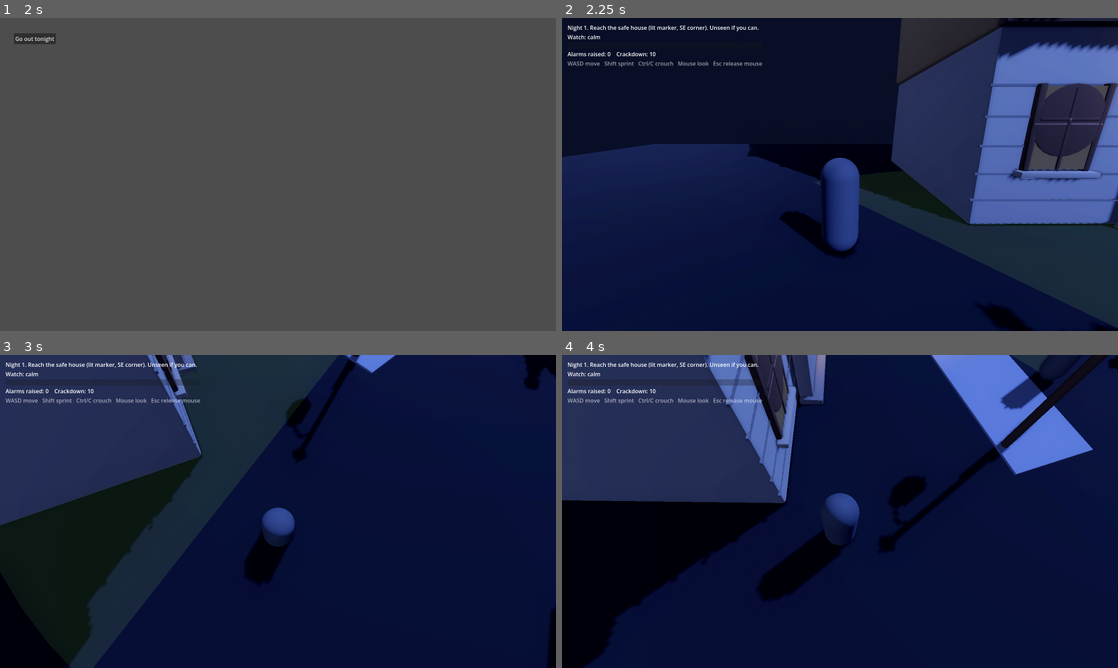
Above: before the commit, frames 1-4 (two rows, left to right).
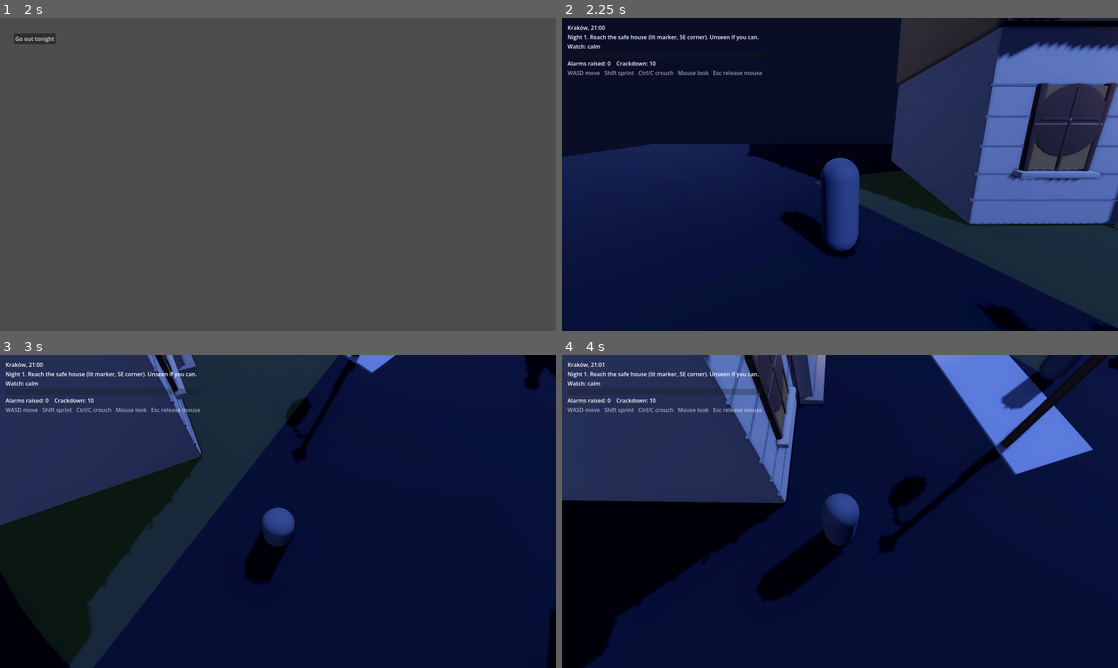
Above: after the commit, the same moments.

Repository: r-melvin/krakow-1795
Game: Godot game, scene res://scenes/main/main.tscn
Two runs of this game, one before a commit and one after it. Both use one fixed random seed, a clock stepped at 60 frames per second and the inputs below.
Inputs (mouse positions are in pixels of both pictures, inside the frame that each line leads up to):
- Up to frame 1 (2 s): click "Szlachcic" at 0.5 s; click "Begin" at 1.25 s
- Up to frame 2 (2.25 s): click "Go out tonight" at 2 s
- Up to frame 3 (3 s): tap Enter at 2.75 s; move the mouse to (305, 511) at 2.77 s; hold W (move_forward) from 2.78 s (still down); hold Ctrl (crouch) from 2.78 s (still down)
- Up to frame 4 (4 s): keep holding W (move_forward); move the mouse to (812, 511) at 3.52 s; release Ctrl (crouch) at 3.53 s; tap E (interact) at 3.6 s

Frame 1 is identical in both runs. In frame 2, 1.3% of the frame differs, in the area x 1-36%, y 2-19%; in frame 3, 1.3%; in frame 4, 1.5%.

Commit message:
Living city: world clock, runtime navmesh, NPC schedules and storylines
GameState keeps a night clock (21:00, scalable). The district bakes a
navmesh at runtime from static colliders; NPCs walk with NavigationAgent3D
and avoidance (walker.gd), fall back to straight steering without a mesh.
data/npcs.json now holds posts and per-person schedules: stall holders
pack up, the water carrier loops the well, urchins run the passage, the
bishop's party enters St Mary's at 21:30 and leaves at 22:15, the falconer
walks a circuit with the Vizsla at heel, the beggar flees the watch.
storyline.gd runs data/storylines.json: the smuggler's delivery (breaks
off if the player closes in), the procession lines, and the informer who
shadows the player and tips off the St Mary's guard. HUD shows the clock.

Co-Authored-By: Claude Fable 5.1 <noreply@anthropic.com>

Diff:
--- a/data/npcs.json
+++ b/data/npcs.json
@@ -12,7 +12,7 @@
     "door_west": {"pos": [-26.9, 0, -10.0], "facing": 1.57},
     "door_east": {"pos": [27.2, 0, 8.0], "facing": -1.57},
     "well_west": {"pos": [-12.8, 0, 6.2], "facing": 1.2},
-    "well_west_b": {"pos": [-11.2, 0, 6.4], "facing": -1.4},
+    "well_west_b": {"pos": [-10.9, 0, 6.5], "facing": -1.4},
     "well_east": {"pos": [15.2, 0, -6.6], "facing": 0.3},
     "adalbert_steps": {"pos": [22.3, 0, 23.4], "facing": 3.14},
     "lantern_ne": {"pos": [21.4, 0, -21.4], "facing": 0.8},
@@ -47,7 +47,7 @@
     {"id": "stallholder_west", "model": ["cast_stallholder", "npc_m_00", "figure_merchant"], "pos": [-12.2, 0, -12.4],  …(430 unchanged characters)…
     {"id": "stallholder_east", "model": ["cast_stallholder_f", "npc_f_00", "figure_merchant_f"], "pos": [12.0, 0, 11.4] …(375 unchanged characters)…
     {"id": "well_gossip_a", "model": ["npc_f_01", "figure_townswoman"], "pos": [-12.8, 0, 6.2], "facing": 1.2, "behavio …(337 unchanged characters)…
-    {"id": "well_gossip_b", "model": ["npc_f_02", "figure_kazimierz_f", "figure_townswoman"], "pos": [-11.2, 0, 6.4], "facing": -1.4, "behaviour": "stand", …(314 unchanged characters)…
+    {"id": "well_gossip_b", "model": ["npc_f_02", "figure_kazimierz_f", "figure_townswoman"], "pos": [-10.9, 0, 6.5], "facing": -1.4, "behaviour": "stand", …(314 unchanged characters)…
     {"id": "water_carrier", "model": ["npc_m_01", "figure_townsman"], "pos": [15.2, 0, -6.6], "facing": 0.3, "behaviour …(387 unchanged characters)…
     {"id": "beggar", "model": ["cast_beggar", "npc_m_03", "figure_townsman"], "pos": [22.3, 0, 23.4], "facing": 3.14, " …(249 unchanged characters)…
     {"id": "urchin_a", "model": ["cast_urchin", "npc_m_07", "figure_artist"], "pos": [1.2, 0, 6.2], "facing": 3.0, "beh …(482 unchanged characters)…
--- /dev/null
+++ b/data/storylines.json
@@ -0,0 +1,67 @@
+{
+  "storylines": [
+    {
+      "id": "delivery",
+      "title": "The delivery",
+      "note": "The smuggler leaves the safe-house door to meet a Vistula boatman at the cart in the docks-side alley. Get within 3.5 m while they talk and they break off.",
+      "trigger": {"at": "21:40"},
+      "spooked": {"radius": 3.5, "actors": ["smuggler", "boatman"], "goto": "spooked", "until": "done"},
+      "steps": [
+        {"do": "say", "actor": "smuggler", "text": "Keep the cellar shut. I'll not be long.", "secs": 3, "wait": false},
+        {"do": "goto", "actor": "smuggler", "pos": [23.6, 0, 13.4], "wait": false},
+        {"do": "goto", "actor": "boatman", "pos": [25.0, 0, 14.4]},
+        {"do": "wait", "arrive": ["smuggler", "boatman"]},
+        {"do": "face", "actor": "smuggler", "target": "boatman"},
+        {"do": "face", "actor": "boatman", "target": "smuggler"},
+        {"do": "say", "actor": "boatman", "text": "Salt from Wieliczka, the manifest says. Under the salt, forty muskets.", "secs": 4},
+        {"do": "say", "actor": "smuggler", "text": "And the customs man at the Vistula gate?", "secs": 3},
+        {"do": "say", "actor": "boatman", "text": "Paid till Candlemas. The barge leaves at the fourth bell.", "secs": 4},
+        {"do": "play", "actor": "smuggler", "clip": "sentry", "secs": 1},
+        {"do": "say", "actor": "smuggler", "text": "Then the cellar takes them tonight. Go, before the watch comes round.", "secs": 4},
+        {"do": "goto", "actor": "boatman", "post": "boatman_wait", "wait": false, "label": "done"},
+        {"do": "goto", "actor": "smuggler", "post": "safe_house_door"},
+        {"do": "face", "actor": "smuggler", "pos": [26, 0, 25], "next": "end"},
+
+        {"do": "say", "actor": "smuggler", "text": "Not here. Walk on, friend.", "secs": 3, "label": "spooked"},
+        {"do": "say", "actor": "boatman", "text": "Another night, then.", "secs": 2, "wait": false},
+        {"do": "goto", "actor": "boatman", "post": "boatman_wait", "run": true, "wait": false},
+        {"do": "goto", "actor": "smuggler", "post": "safe_house_door"}
+      ]
+    },
+    {
+      "id": "procession",
+      "title": "The procession",
+      "note": "The bishop's party walks to St Mary's for Compline at 21:30 and comes out at 22:15. Their movement is their schedule; this adds the talk.",
+      "trigger": {"at": "21:12"},
+      "steps": [
+        {"do": "say", "actor": "bishop", "text": "Compline, gentlemen. Let us not keep the vicar waiting.", "secs": 4},
+        {"do": "say", "actor": "bishop_noble", "text": "His Excellency the Governor sends his regards, Your Grace.", "secs": 4},
+        {"do": "say", "actor": "bishop", "text": "And his soldiers to count my congregation, I expect.", "secs": 4},
+        {"do": "say", "actor": "bishop_chaplain", "text": "Mind the ice on the steps, Your Grace.", "secs": 3},
+        {"do": "wait", "until": "21:28"},
+        {"do": "say", "actor": "priest", "text": "Your Grace. The doors are open.", "secs": 3},
+        {"do": "wait", "until": "22:16"},
+        {"do": "say", "actor": "bishop", "text": "Pray for Kraków. She will need it before spring.", "secs": 4},
+        {"do": "say", "actor": "bishop_noble", "text": "Vienna prays for order, Your Grace. Order first.", "secs": 4},
+        {"do": "say", "actor": "bishop_chaplain", "text": "The lantern, Your Grace. This way.", "secs": 3}
+      ]
+    },
+    {
+      "id": "informer",
+      "title": "The informer",
+      "note": "Pass within 8 m of the police informer and he shadows you at 6 m for two minutes, then reports you to the St Mary's post, who comes looking. Put 22 m between you and he loses you.",
+      "trigger": {"radius": 8, "actor": "informer"},
+      "steps": [
+        {"do": "say", "actor": "informer", "text": "Now who walks the Rynek after curfew?", "secs": 3, "wait": false},
+        {"do": "goto", "actor": "informer", "target": "player", "keep": 6, "secs": 120, "lose": 22, "on_lose": "lost"},
+        {"do": "goto", "actor": "informer", "target": "guard:St Mary's post", "keep": 1.6, "run": true},
+        {"do": "face", "actor": "informer", "target": "guard:St Mary's post"},
+        {"do": "say", "actor": "informer", "text": "Corporal! A stranger, skulking about the Cloth Hall. I followed him myself.", "secs": 4,
+         "alert": {"guard": "St Mary's post", "suspicion": 65}},
+        {"do": "say", "actor": "guard:St Mary's post", "text": "Show me.", "secs": 2, "next": "end"},
+
+        {"do": "say", "actor": "informer", "text": "Gone. Devil take him.", "secs": 3, "label": "lost"}
+      ]
+    }
+  ]
+}
--- a/scripts/core/main.gd
+++ b/scripts/core/main.gd
@@ -118,47 +118,6 @@
 	var bad: PackedStringArray = pop.unreachable_posts() if pop else PackedStringArray()
 	print("[smoke] clock=%s navmesh_polys=%d scheduled=%d storylines=%d unreachable_posts=%s" % [GameState.time_string(),
 			_world.navmesh_polygons(), pop.scheduled_count() if pop else 0, pop.storylines.size() if pop else 0, bad])
-	if OS.has_environment("COLDBG"):
-		var space := _world.get_world_3d().direct_space_state
-		for pt in [Vector3(-11.2, 0.9, 6.4), Vector3(24.4, 0.9, 22.8), Vector3(22.3, 0.9, 23.4), Vector3(-12.8, 0.9, 6.2)]:
-			var q := PhysicsShapeQueryParameters3D.new()
-			var cap := CapsuleShape3D.new()
-			cap.radius = 0.3
-			cap.height = 1.75
-			q.shape = cap
-			q.transform = Transform3D(Basis(), pt)
-			for h in space.intersect_shape(q, 16):
-				var c: Node = h["collider"]
-				print("COL ", pt, " ", c.get_path(), " ", c.get_class())
-				for cs in c.get_children():
-					if cs is CollisionShape3D:
-						var sh: Shape3D = cs.shape
-						if sh is ConcavePolygonShape3D:
-							var f: PackedVector3Array = sh.get_faces()
-							print("COL   faces=", f.size() / 3)
-							for k in range(0, f.size(), 3):
-								var a: Vector3 = cs.global_transform * f[k]
-								var b: Vector3 = cs.global_transform * f[k + 1]
-								var cc: Vector3 = cs.global_transform * f[k + 2]
-								var ctr := (a + b + cc) / 3.0
-								if ctr.x > 23.0 and ctr.z > 21.0 and ctr.y < 2.0:
-									print("COL   tri ", a.snapped(Vector3(0.01,0.01,0.01)), b.snapped(Vector3(0.01,0.01,0.01)), cc.snapped(Vector3(0.01,0.01,0.01)))
-						print("COL   shape ", sh.get_class(), " ", (sh.get_debug_mesh().get_aabb() if sh else null), " xf=", cs.global_transform.origin)
-		var map := _world.get_world_3d().navigation_map
-		print("PATH ", NavigationServer3D.map_get_path(map, Vector3(22.3, 0, 23.4), Vector3(21.4, 0, -21.4), true))
-		print("PATH2 ", NavigationServer3D.map_get_path(map, Vector3(22.3, 0.5, 23.4), Vector3(21.4, 0.5, -21.4), true))
-		print("CP ", NavigationServer3D.map_get_closest_point(map, Vector3(22.3, 0, 23.4)), NavigationServer3D.map_get_closest_point(map, Vector3(21, 0, 19)), NavigationServer3D.map_get_closest_point(map, Vector3(21, 0, 22.4)))
-	if OS.has_environment("SCHEDDBG"):
-		player.global_position = Vector3(-40, 0.5, -40)
-		GameState.clock_scale = float(OS.get_environment("SCHEDDBG"))
-		for k in 12:
-			for i in 600:
-				await get_tree().physics_frame
-			print("DBG ---- ", GameState.time_string())
-			for n in get_tree().get_nodes_in_group("npcs"):
-				print("DBG %-22s mode=%s step=%d post=%-18s pos=%s inside=%s moving=%s" % [n.npc_id, n.Mode.keys()[n.mode], n.step, n.post_name, n.global_position.snapped(Vector3(0.1,0.1,0.1)), n.is_inside(), n.is_moving()])
-			for n in get_tree().get_nodes_in_group("animals"):
-				print("DBG %-22s pos=%s" % [n.npc_id, n.global_position.snapped(Vector3(0.1,0.1,0.1))])
 	var before := {}
 	for n in get_tree().get_nodes_in_group("scheduled"):
 		before[n] = n.post_changes
@@ -216,7 +175,7 @@
 	# close-ups of the populated square
 	for shot in [["stmarys_door", Vector3(30, 2.2, -8), Vector3(31, 1.4, -15)], ["stalls", Vector3(-6, 2.0, -8), Vector3(-11, 1.2, -13)],
 			["townhall_corner", Vector3(-8, 2.0, 22), Vector3(-14, 1.2, 17)], ["cloth_hall_passage", Vector3(0, 1.8, 12), Vector3(0, 1.2, 6)],
-			["dragon", Vector3(-30, 2.5, 30), Vector3(-38, 1.5, 36)],
+			["dragon", Vector3(-30, 2.5, 30), Vector3(-38, 1.5, 36)], ["delivery_alley", Vector3(19, 2.4, 9), Vector3(25, 1.3, 16)],
 			["player_closeup", player.global_position + Vector3(0.6, 1.7, -2.2), player.global_position + Vector3(0, 1.45, 0)]]:
 		cam.position = shot[1]
 		cam.look_at_from_position(shot[1], shot[2])
--- a/scripts/npc/npc.gd
+++ b/scripts/npc/npc.gd
@@ -75,7 +75,8 @@
 func _build() -> void:
 	_shape = CollisionShape3D.new()
 	var cap := CapsuleShape3D.new()
-	cap.radius = 0.3
+	# Narrower than the 0.4 m navmesh erosion, which voxel rounding can shave to ~0.3 m at corners.
+	cap.radius = 0.22
 	cap.height = 1.75
 	_shape.shape = cap
 	_shape.position.y = 0.875
--- a/scripts/npc/walker.gd
+++ b/scripts/npc/walker.gd
@@ -26,7 +26,7 @@
 	nav_agent.radius = avoid_radius
 	nav_agent.height = height
 	nav_agent.max_speed = max_speed
-	nav_agent.path_desired_distance = 0.6
+	nav_agent.path_desired_distance = 0.35
 	nav_agent.target_desired_distance = ARRIVE_DIST
 	# The baked surface sits ~0.5 m above the ground plane (voxel rounding); report path points at foot level.
 	nav_agent.path_height_offset = 0.5
@@ -82,7 +82,8 @@
 	var v := _desired
 	if use_nav:
 		nav_agent.velocity = _desired
-		v = _safe_velocity
+		if _detour_left <= 0.0:   # sidesteps ignore avoidance, which is what deadlocked us
+			v = _safe_velocity
 	velocity.x = v.x
 	velocity.z = v.z
 	var face := v if Vector2(v.x, v.z).length() > 0.1 else _desired
@@ -99,7 +100,6 @@
 	if _stuck > 1.5:
 		_stuck = 0.0
 		_detours += 1
-		if OS.has_environment("SCHEDDBG"): print("DBGW ", name, " detour ", _detours, " at ", global_position.snapped(Vector3(0.1,0.1,0.1)), " -> ", target.snapped(Vector3(0.1,0.1,0.1)))
 		if _detours > 3:
 			_detours = 0
 			return true
--- a/scripts/ui/hud.gd
+++ b/scripts/ui/hud.gd
@@ -5,6 +5,7 @@
 var _state: Label
 var _obj: Label
 var _alarms: Label
+var _clock: Label
 
 
 func _ready() -> void:
@@ -15,6 +16,10 @@
 	add_child(root)
 	var v := VBoxContainer.new()
 	root.add_child(v)
+
+	_clock = Label.new()
+	_clock.text = GameState.time_string()
+	v.add_child(_clock)
 
 	_obj = Label.new()
 	_obj.text = "Night %d. Reach the safe house (lit marker, SE corner). Unseen if you can." % GameState.day
@@ -48,4 +53,5 @@
 			worst = g.state
 	_bar.value = max_s
 	_state.text = "Watch: " + ["calm", "curious", "searching", "ALARM"][worst]
+	_clock.text = "Kraków, %s" % GameState.time_string()
 	_alarms.text = "Alarms raised: %d    Crackdown: %d" % [GameState.night_alarm_count, GameState.crackdown]
Not shown, changed: README.md
